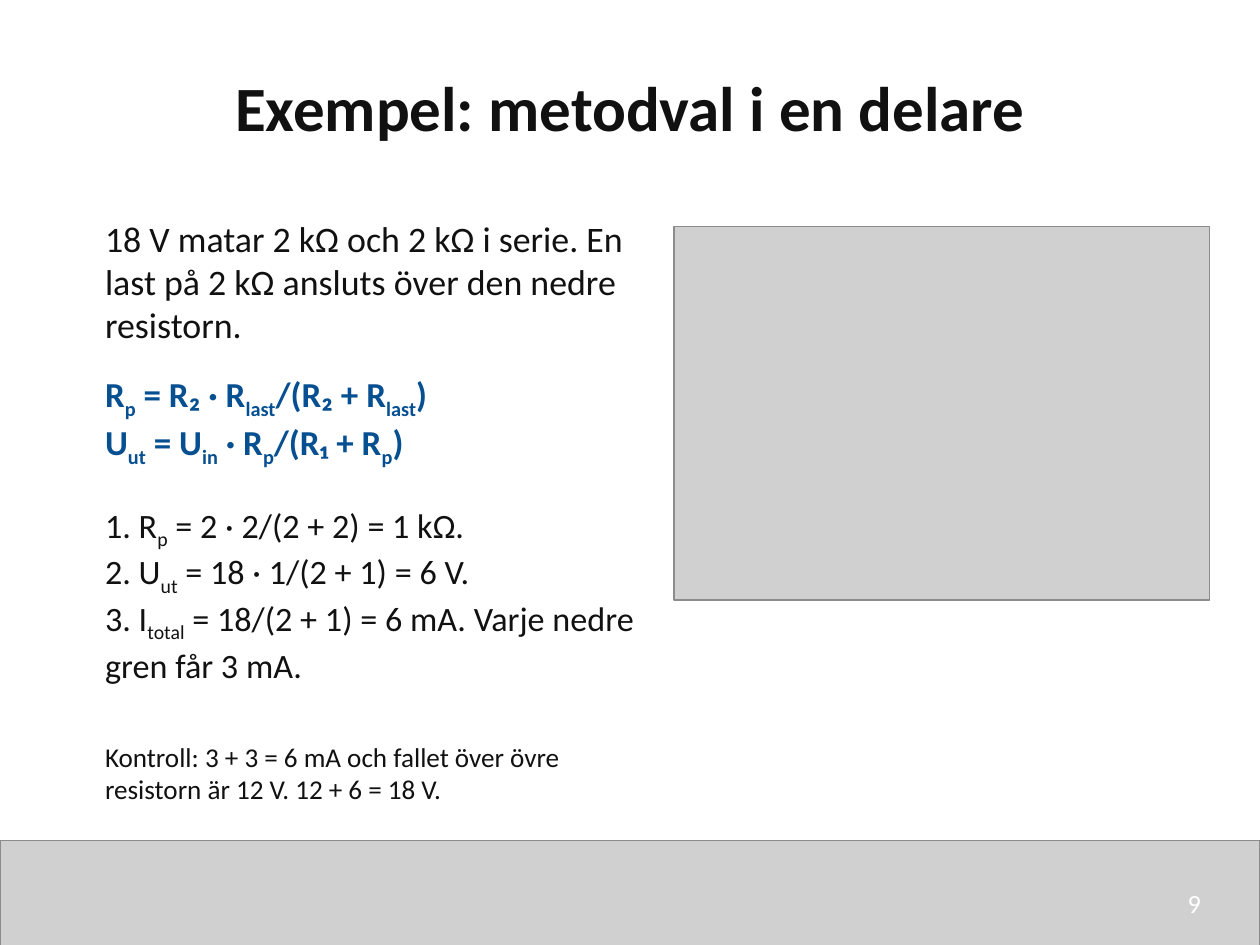
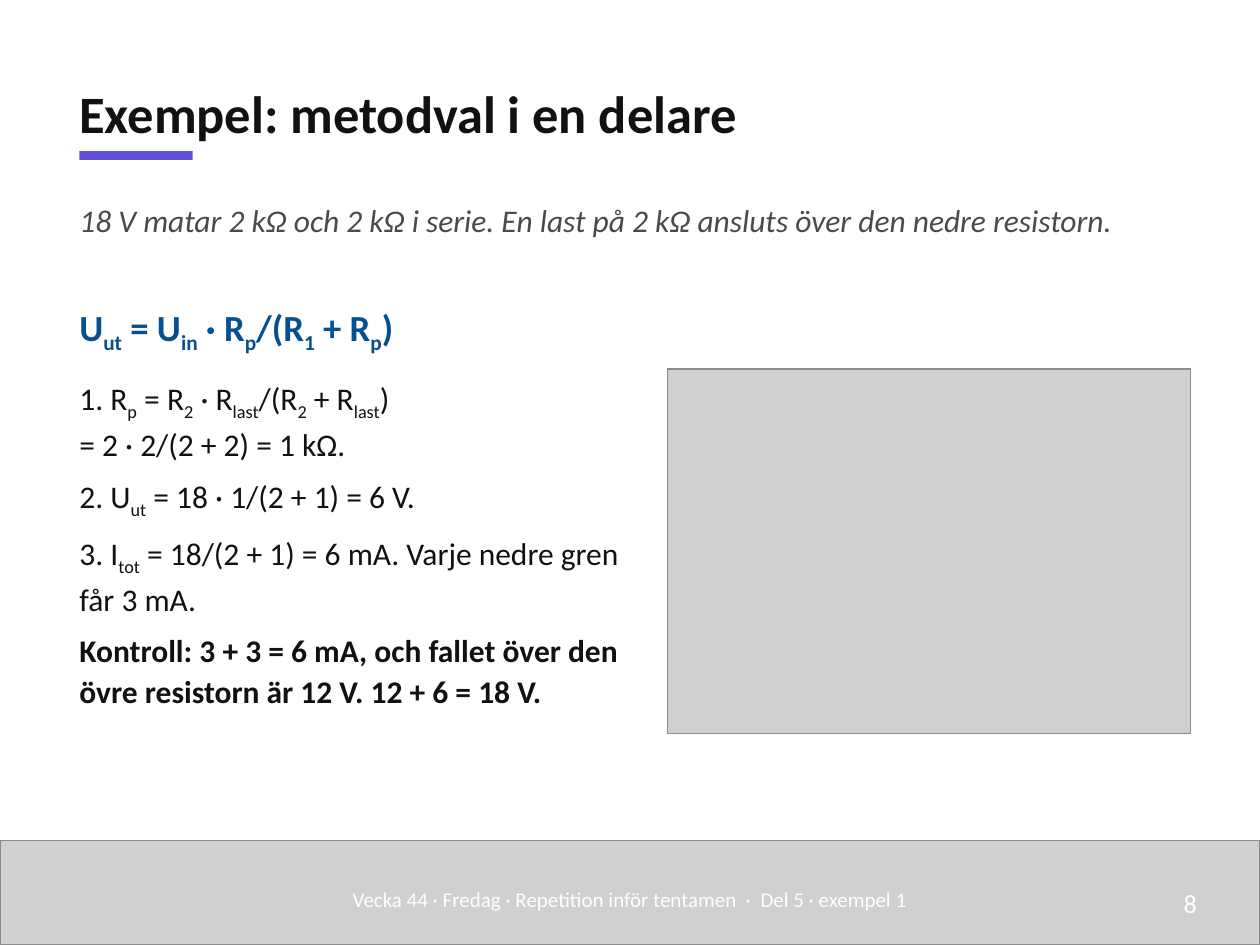
Before and after one commit to nj22az/nj22az.github.io, a slide deck: slide 8 of sjoskolan/vecka-45/aktuell/v45_03_Repetition_infor_tentamen_elev.pptx (slide 9 before the commit). Drawn at 1260x945 pixels with LibreOffice and Linux fonts; fonts in the diff are those of the drawing; grey boxes stand for pictures. Boxes give left, top, right and bottom in pixels: in the first picture for what was removed or moved away, otherwise in the second. Text is boxed around its words. In the diff, an @@ line names an element or a change of style, - is before the commit and + after.

```diff
--- a/sjoskolan/vecka-45/aktuell/v45_03_Repetition_infor_tentamen_elev.pptx
+++ b/sjoskolan/vecka-45/aktuell/v45_03_Repetition_infor_tentamen_elev.pptx
@@ text "Exempel: metodval i en delare": place and size @@
-text "Exempel: metodval i en delare" at (235,86,1024,141)
+text "Exempel: metodval i en delare" at (79,96,737,142)
@@ text "Exempel: metodval i en delare" at (79,96,737,142): size 36 to 30 pt; alignment centre to left; line spacing 1 to 1.08; vertical alignment top to bottom @@
@@ rectangle added at (79,151,193,160), fill #6250D6 @@
@@ text "18 V matar 2 kΩ ...": place and size @@
-text "18 V matar 2 kΩ ..." at (105,227,622,339)
+text "18 V matar 2 kΩ ..." at (79,209,1111,237)
@@ text "18 V matar 2 kΩ ..." at (79,209,1111,237): size 20.5 to 18 pt, text colour #111111 to #4A4A4A, italic on; line spacing 1 to 1.08 @@
@@ text "Uut = Uin · Rp/(R1 ...": place and size @@
-text "Uut = Uin · Rp/(R1 ..." at (105,513,633,684)
+text "Uut = Uin · Rp/(R1 ..." at (79,336,619,704)
@@ text at (102,336,345,460): text changed; size 19.5 to 18 pt @@
-1. Rp = 2 · 2/(2 + 2) = 1 kΩ.
+Uut = Uin · Rp/(R1 + Rp)
+1. Rp = R2 · Rlast/(R2 + Rlast) = 2 · 2/(2 + 2) = 1 kΩ.
@@ text removed at (169,381,333,460) @@
-Rp = R₂ · Rlast/(R₂ + Rlast)
-Uut = Uin · Rp/(R₁ + Rp)
@@ picture: place and size @@
-picture at (674,227,1210,600)
+picture at (668,369,1191,733)
@@ text at (79,485,415,512): size 19.5 to 18 pt in "2. Uut = 18 · 1/(2 + ..."; line spacing 1 to 1.08; more space between paragraphs @@
@@ text at (79,542,619,704): text changed; size 19.5 to 18 pt; bold on @@
-3. Itotal = 18/(2 + 1) = 6 mA. Varje nedre gren får 3 mA.
+3. Itot = 18/(2 + 1) = 6 mA. Varje nedre gren får 3 mA.
+Kontroll: 3 + 3 = 6 mA, och fallet över den övre resistorn är 12 V. 12 + 6 = 18 V.
@@ text removed at (105,748,559,800) @@
-Kontroll: 3 + 3 = 6 mA och fallet över övre resistorn är 12 V. 12 + 6 = 18 V.
@@ text added at (353,893,907,910), 12 pt, text #FFFFFF @@
+Vecka 44 · Fredag · Repetition inför tentamen · Del 5 · exempel 1
@@ text added at (1184,895,1197,913), 15 pt, text #FFFFFF @@
+8
@@ text removed at (1188,896,1201,913) @@
-9
```
Also in this commit, not shown: 10 other slides changed, 11 slides added, 25 slides removed, 52 other files.
